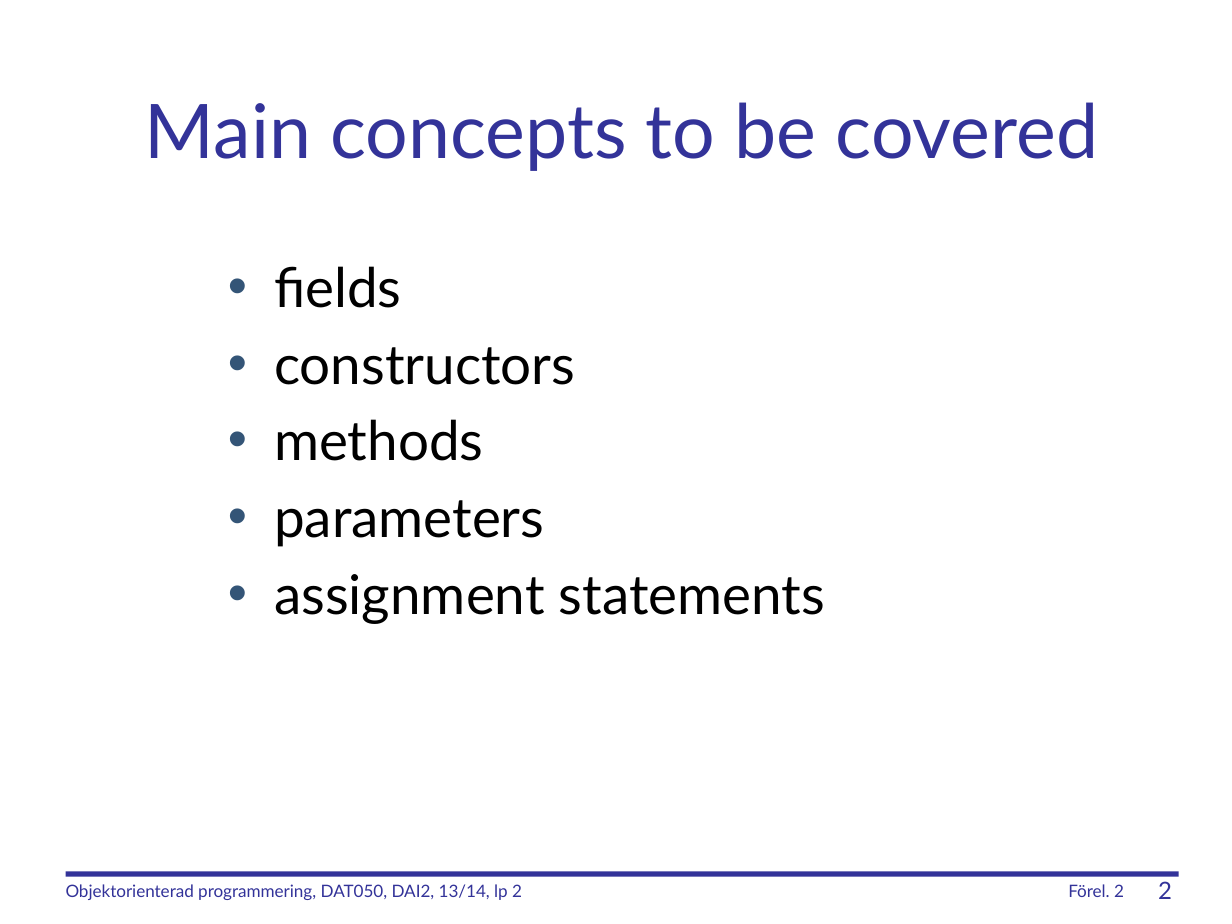
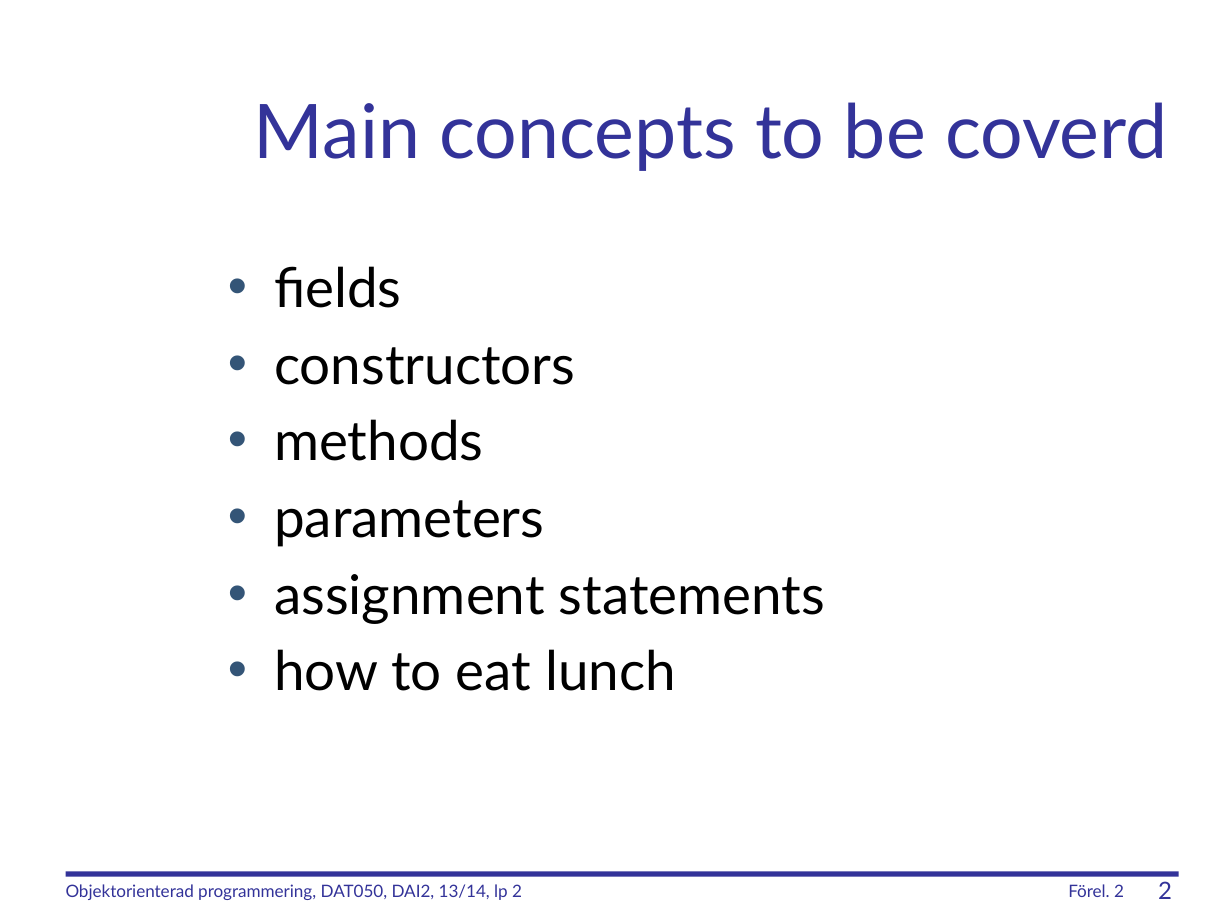
Before and after one commit to holmer/doc, a slide deck: slide 2 of windows/forel2.pptx. Drawn at 1232x924 pixels with LibreOffice and Linux fonts; fonts in the diff are those of the drawing. Boxes give left, top, right and bottom in pixels: in the first picture for what was removed or moved away, otherwise in the second. Text is boxed around its words. In the diff, an @@ line names an element or a change of style, - is before the commit and + after.

Commit message:
Update in .pptx

```diff
--- a/windows/forel2.pptx
+++ b/windows/forel2.pptx
@@ title at (x1=254, y1=102, x2=1168, y2=171): text changed @@
-Main concepts to be covered
+Main concepts to be coverd
@@ text at (x1=274, y1=649, x2=676, y2=691): paragraph added @@
+• how to eat lunch
```
Also in this commit, not shown: 1 slide removed.
